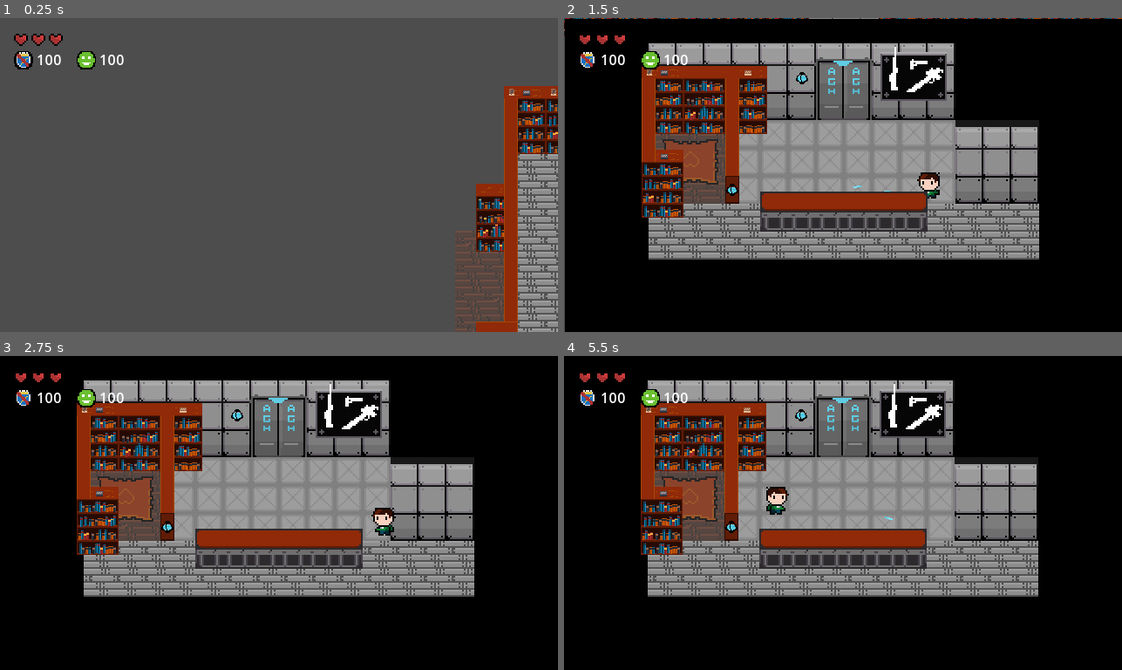
Above: before the commit, frames 1-4 (two rows, left to right).
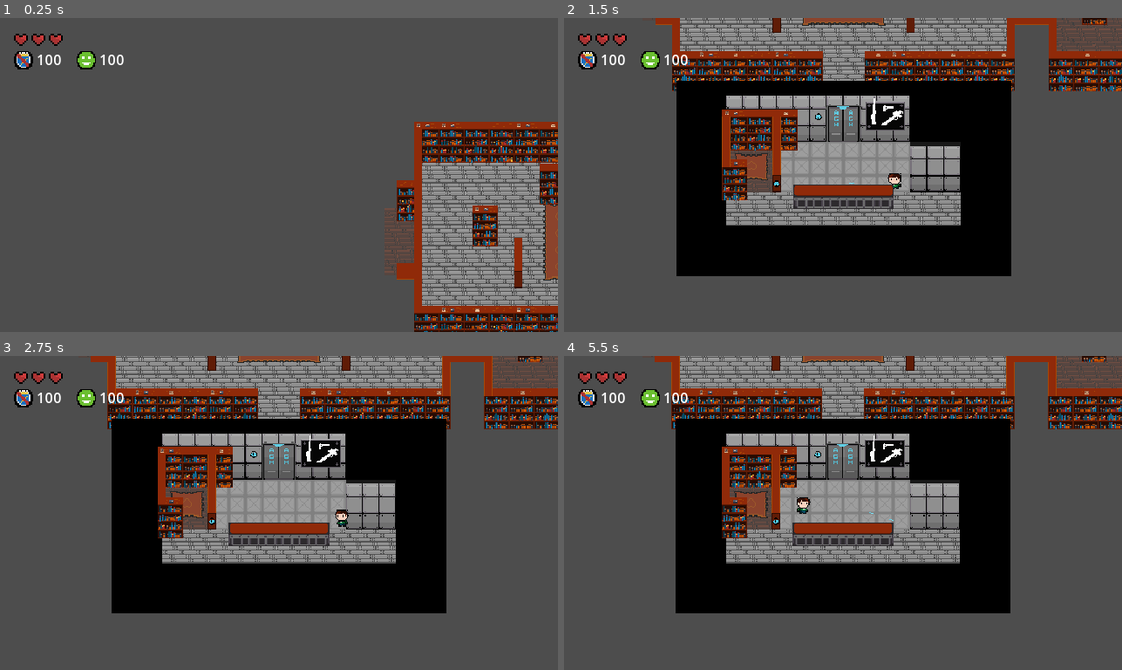
Above: after the commit, the same moments.

Repository: badzianga/SteelworksHiTechGame
Game: Godot game, scene res://Scenes/Maps/world.tscn
Two runs of this game, one before a commit and one after it. Both use one fixed random seed, a clock stepped at 60 frames per second and the inputs below.
Inputs (mouse positions are in pixels of both pictures, inside the frame that each line leads up to):
- Up to frame 1 (0.25 s): no input
- Up to frame 2 (1.5 s): move the mouse to (965, 159) at 0.52 s; hold D (right) 0.53-1.28 s; click (965, 159) at 0.6 s; move the mouse to (731, 190) at 1.27 s; hold S (down) from 1.28 s (still down); click (731, 190) at 1.35 s
- Up to frame 3 (2.75 s): move the mouse to (334, 443) at 2.02 s; release S (down) at 2.03 s; hold D (right) from 2.03 s (still down); click (334, 443) at 2.1 s
- Up to frame 4 (5.5 s): move the mouse to (815, 575) at 2.77 s; release D (right) at 2.78 s; hold W (up) 2.78-3.53 s; click (815, 575) at 2.85 s; move the mouse to (1010, 560) at 3.52 s; hold A (left) 3.53-5.03 s; click (1010, 560) at 3.6 s; move the mouse to (675, 465) at 4.27 s; click (675, 465) at 4.35 s; move the mouse to (870, 513) at 5.02 s; hold S (down) from 5.03 s (still down); click (870, 513) at 5.1 s

The runs differ from the first frame. In frame 1, 16% of the frame differs, in the area x 68-100%, y 21-100%; in frame 2, 87%; in frame 3, 88%, in the area x 0-100%, y 0-100%; in frame 4, 88%.

Commit message:
I don't remember what I did here

Diff:
--- a/Scenes/Enemies/drone.tscn
+++ b/Scenes/Enemies/drone.tscn
@@ -154,10 +154,11 @@
 }
 
 [node name="Drone" type="CharacterBody2D"]
+collision_layer = 0
 collision_mask = 9
 motion_mode = 1
 script = ExtResource("1_qinr8")
-speed = 56.0
+speed = 40.0
 
 [node name="Sprite" type="Sprite2D" parent="."]
 material = SubResource("ShaderMaterial_moi6k")
--- a/Scenes/Enemies/ujist.gd
+++ b/Scenes/Enemies/ujist.gd
@@ -6,10 +6,13 @@
 @export var glory_max: int
 
 var direction: Vector2
+var shoot_direction: Vector2
 
 @onready var health_component: HealthComponent = $HealthComponent
 @onready var effects := $Effects
 @onready var sprite := $Sprite
+@onready var weapon_slot := $WeaponSlot
+@onready var weapon: Weapon = $WeaponSlot/Weapon
 
 
 func _ready() -> void:
@@ -21,6 +24,7 @@
 
 func _physics_process(delta: float) -> void:
 	move(delta)
+	handle_weapon()
 
 	if velocity.x < 0:
 		sprite.flip_h = true
@@ -36,6 +40,17 @@
 		direction = bounce_direction
 
 
+func handle_weapon() -> void:
+	var dir: Vector2 = weapon_slot.global_position.direction_to(GameController.player.global_position)
+	shoot_direction = dir
+	var angle := dir.angle()
+	weapon_slot.rotation = angle
+	if weapon_slot.rotation_degrees > 90.0 or weapon_slot.rotation_degrees < -90.0:
+		weapon.flip_v = true
+	else:
+		weapon.flip_v = false
+
+
 func _on_health_changed() -> void:
 	effects.play("hurt")
 
--- a/Scenes/Enemies/ujist.tscn
+++ b/Scenes/Enemies/ujist.tscn
@@ -101,6 +101,7 @@
 }
 
 [node name="UJist" type="CharacterBody2D"]
+collision_layer = 0
 collision_mask = 9
 motion_mode = 1
 script = ExtResource("1_v2pgn")
@@ -114,10 +115,11 @@
 texture = ExtResource("3_b8ute")
 hframes = 8
 
-[node name="GunSlot" type="Marker2D" parent="."]
+[node name="WeaponSlot" type="Marker2D" parent="."]
 
-[node name="Pistol" parent="GunSlot" instance=ExtResource("4_wr0lc")]
+[node name="Weapon" parent="WeaponSlot" instance=ExtResource("4_wr0lc")]
 damage = 1
+volley = 2
 
 [node name="CollisionShape" type="CollisionShape2D" parent="."]
 position = Vector2(0, 2)
--- a/Scenes/Maps/portal.gd
+++ b/Scenes/Maps/portal.gd
@@ -8,7 +8,7 @@
 	if jump_direction == Vector2.UP:
 		GameController.player.global_position.y -= 52.0
 	elif jump_direction == Vector2.DOWN:
-		GameController.player.global_position.y += 30.0
+		GameController.player.global_position.y += 24.0
 	elif jump_direction == Vector2.LEFT:
 		GameController.player.global_position.x -= 64.0
 	elif jump_direction == Vector2.RIGHT:
--- a/Scenes/Maps/world.tscn
+++ b/Scenes/Maps/world.tscn
@@ -52,6 +52,7 @@
 script = ExtResource("1_n67jg")
 
 [node name="Camera" type="Camera2D" parent="."]
+zoom = Vector2(0.6, 0.6)
 position_smoothing_enabled = true
 
 [node name="CanvasLayer" type="CanvasLayer" parent="Camera"]
--- a/Scenes/Player/player.tscn
+++ b/Scenes/Player/player.tscn
@@ -18,7 +18,7 @@
 size = Vector2(10, 4)
 
 [sub_resource type="RectangleShape2D" id="RectangleShape2D_byg6u"]
-size = Vector2(10.5, 4.5)
+size = Vector2(10, 4.125)
 
 [sub_resource type="Animation" id="Animation_8xfso"]
 length = 0.001
@@ -152,6 +152,7 @@
 }
 
 [node name="Player" type="CharacterBody2D"]
+collision_layer = 0
 motion_mode = 1
 script = ExtResource("1_5whdu")
 
@@ -176,6 +177,7 @@
 health_component = NodePath("../HealthComponent")
 
 [node name="CollisionShape" type="CollisionShape2D" parent="HurtboxComponent"]
+position = Vector2(0, 0.0625)
 shape = SubResource("RectangleShape2D_byg6u")
 
 [node name="HealthComponent" parent="." instance=ExtResource("4_o00dw")]
--- a/Singletons/game_controller.tscn
+++ b/Singletons/game_controller.tscn
@@ -1,12 +1,15 @@
-[gd_scene load_steps=3 format=3 uid="uid://b65svflv5vby0"]
+[gd_scene load_steps=2 format=3 uid="uid://b65svflv5vby0"]
 
 [ext_resource type="Script" path="res://Singletons/game_controller.gd" id="1_f15wj"]
-[ext_resource type="AudioStream" uid="uid://dtbucojwebw5x" path="res://Assets/Music/Still There.mp3" id="2_wc6s5"]
 
 [node name="GameController" type="Node"]
 script = ExtResource("1_f15wj")
 
-[node name="MusicPlayer" type="AudioStreamPlayer" parent="."]
-stream = ExtResource("2_wc6s5")
-autoplay = true
+[node name="MenuMusic" type="AudioStreamPlayer" parent="."]
 bus = &"Music"
+
+[node name="LobbyMusic" type="AudioStreamPlayer" parent="."]
+bus = &"Music"
+
+[node name="LibraryMusic" type="AudioStreamPlayer" parent="."]
+bus = &"Music"
